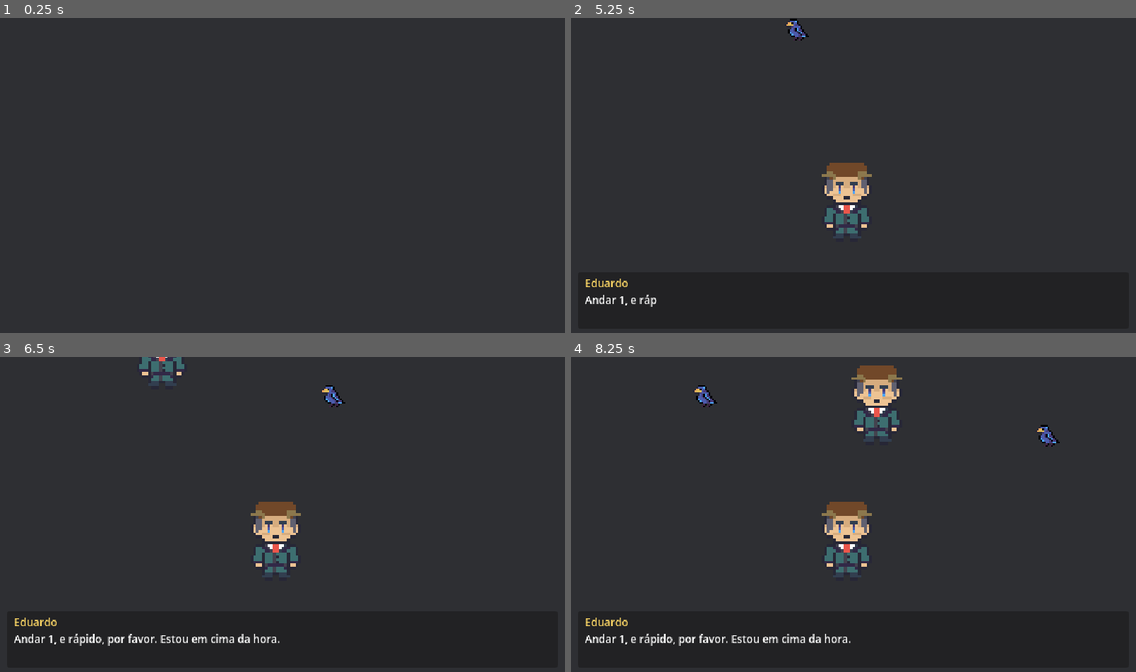
Above: before the commit, frames 1-4 (two rows, left to right).
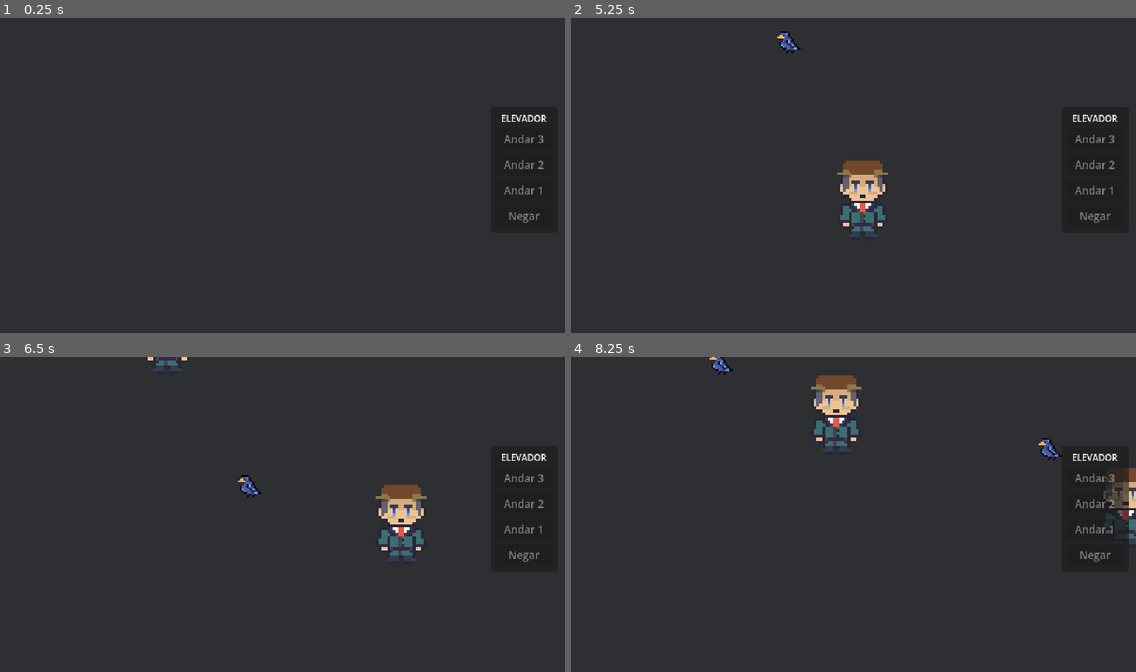
Above: after the commit, the same moments.

Repository: devrodofc/Elevator-Protocol
Game: Godot game, scene res://src/levels/reception.tscn
Same seed, same stepped clock (60 frames per second), same inputs: the game is played once before the commit and once after it.
Inputs (mouse positions are in pixels of both pictures, inside the frame that each line leads up to):
- Up to frame 1 (0.25 s): no input
- Up to frame 2 (5.25 s): tap Enter at 0.5 s; tap 1 at 0.6, 3.05, 3.6 s; tap 2 at 0.8, 1.35, 3.8, 4.35 s; tap Space at 1.25 s; tap 3 at 1.55, 2.1, 4.55 s; tap N at 2.3, 2.85 s; click (1096, 140) at 5 s, where only the run after the commit has a clickable "Andar 3"
- Up to frame 3 (6.5 s): tap 3 at 5.85 s; tap N at 6.05 s
- Up to frame 4 (8.25 s): tap N at 6.6 s; tap 1 at 6.8, 7.35 s; tap 2 at 7.55, 8.1 s

The runs differ from the first frame. In frame 1, 0.3% of the frame differs, in the area x 88-97%, y 30-66%; in frame 2, 2.5%; in frame 3, 4.4%; in frame 4, 6.0%, in the area x 2-100%, y 0-92%.

Commit message:
feat: painel do elevador para decidir e passar ao próximo visitante
Botões Andar 1/2/3 e Negar (atalhos 1, 2, 3, N), emite decision_made
e trava até o visitante chegar ao balcão.

Co-Authored-By: Claude Opus 5.5 <noreply@anthropic.com>

Diff:
--- a/src/levels/reception.tscn
+++ b/src/levels/reception.tscn
@@ -5,6 +5,7 @@
 [ext_resource type="Script" uid="uid://c8k1xw7vuahns" path="res://src/npcs/resources/visitor_data.gd" id="3_44rsv"]
 [ext_resource type="Resource" uid="uid://cqu76s68bvugf" path="res://src/npcs/resources/common_npc_male1.tres" id="4_jq48f"]
 [ext_resource type="Resource" uid="uid://c6u578611k2mr" path="res://src/npcs/resources/birdTest.tres" id="5_jq48f"]
+[ext_resource type="PackedScene" path="res://src/ui/hud/elevator_panel.tscn" id="6_elevator"]
 
 [node name="Reception" type="Node2D" unique_id=1772593470]
 script = ExtResource("1_2llwu")
@@ -45,9 +46,7 @@
 layout_mode = 3
 anchors_preset = 0
 
-[node name="ElevatorPanel" type="Control" parent="UI_CanvasLayer" unique_id=1702898045]
-layout_mode = 3
-anchors_preset = 0
+[node name="ElevatorPanel" parent="UI_CanvasLayer" unique_id=1702898045 instance=ExtResource("6_elevator")]
 
 [node name="ManualPanel" type="Control" parent="UI_CanvasLayer" unique_id=341641184]
 layout_mode = 3
--- /dev/null
+++ b/src/ui/hud/elevator_panel.gd
@@ -0,0 +1,43 @@
+extends Control
+## Painel do elevador: o jogador escolhe um andar ou nega o acesso.
+## A recepção escuta decision_made e chama unlock_controls() quando o visitante chega ao balcão.
+## Atalhos de teclado: 1, 2, 3 = andares; N = negar.
+
+signal decision_made(chosen_floor: int)
+
+@onready var _buttons: Array[Button] = [%Floor1Button, %Floor2Button, %Floor3Button, %DenyButton]
+
+
+func _ready() -> void:
+	%Floor1Button.pressed.connect(_choose.bind(1))
+	%Floor2Button.pressed.connect(_choose.bind(2))
+	%Floor3Button.pressed.connect(_choose.bind(3))
+	%DenyButton.pressed.connect(_choose.bind(VisitorData.DENY))
+	lock_controls()
+
+
+func unlock_controls() -> void:
+	for button in _buttons:
+		button.disabled = false
+
+
+func lock_controls() -> void:
+	for button in _buttons:
+		button.disabled = true
+
+
+func _choose(chosen_floor: int) -> void:
+	lock_controls() # evita clique duplo antes da recepção processar
+	decision_made.emit(chosen_floor)
+
+
+func _unhandled_key_input(event: InputEvent) -> void:
+	if not event.pressed or event.echo or %DenyButton.disabled:
+		return
+	match event.keycode:
+		KEY_1: _choose(1)
+		KEY_2: _choose(2)
+		KEY_3: _choose(3)
+		KEY_N: _choose(VisitorData.DENY)
+		_: return
+	get_viewport().set_input_as_handled()
--- /dev/null
+++ b/src/ui/hud/elevator_panel.tscn
@@ -0,0 +1,68 @@
+[gd_scene format=3]
+
+[ext_resource type="Script" path="res://src/ui/hud/elevator_panel.gd" id="1_elevator"]
+
+[node name="ElevatorPanel" type="Control"]
+layout_mode = 3
+anchors_preset = 15
+anchor_right = 1.0
+anchor_bottom = 1.0
+grow_horizontal = 2
+grow_vertical = 2
+mouse_filter = 2
+script = ExtResource("1_elevator")
+
+[node name="Panel" type="PanelContainer" parent="."]
+layout_mode = 1
+anchors_preset = 6
+anchor_left = 1.0
+anchor_top = 0.5
+anchor_right = 1.0
+anchor_bottom = 0.5
+offset_left = -84.0
+offset_top = -76.0
+offset_right = -8.0
+offset_bottom = 60.0
+grow_horizontal = 0
+grow_vertical = 2
+
+[node name="Margin" type="MarginContainer" parent="Panel"]
+layout_mode = 2
+theme_override_constants/margin_left = 6
+theme_override_constants/margin_top = 6
+theme_override_constants/margin_right = 6
+theme_override_constants/margin_bottom = 6
+
+[node name="VBox" type="VBoxContainer" parent="Panel/Margin"]
+layout_mode = 2
+theme_override_constants/separation = 4
+
+[node name="Title" type="Label" parent="Panel/Margin/VBox"]
+layout_mode = 2
+theme_override_font_sizes/font_size = 10
+text = "ELEVADOR"
+horizontal_alignment = 1
+
+[node name="Floor3Button" type="Button" parent="Panel/Margin/VBox"]
+unique_name_in_owner = true
+layout_mode = 2
+theme_override_font_sizes/font_size = 12
+text = "Andar 3"
+
+[node name="Floor2Button" type="Button" parent="Panel/Margin/VBox"]
+unique_name_in_owner = true
+layout_mode = 2
+theme_override_font_sizes/font_size = 12
+text = "Andar 2"
+
+[node name="Floor1Button" type="Button" parent="Panel/Margin/VBox"]
+unique_name_in_owner = true
+layout_mode = 2
+theme_override_font_sizes/font_size = 12
+text = "Andar 1"
+
+[node name="DenyButton" type="Button" parent="Panel/Margin/VBox"]
+unique_name_in_owner = true
+layout_mode = 2
+theme_override_font_sizes/font_size = 12
+text = "Negar"
Not shown, added: src/ui/hud/elevator_panel.gd.uid
